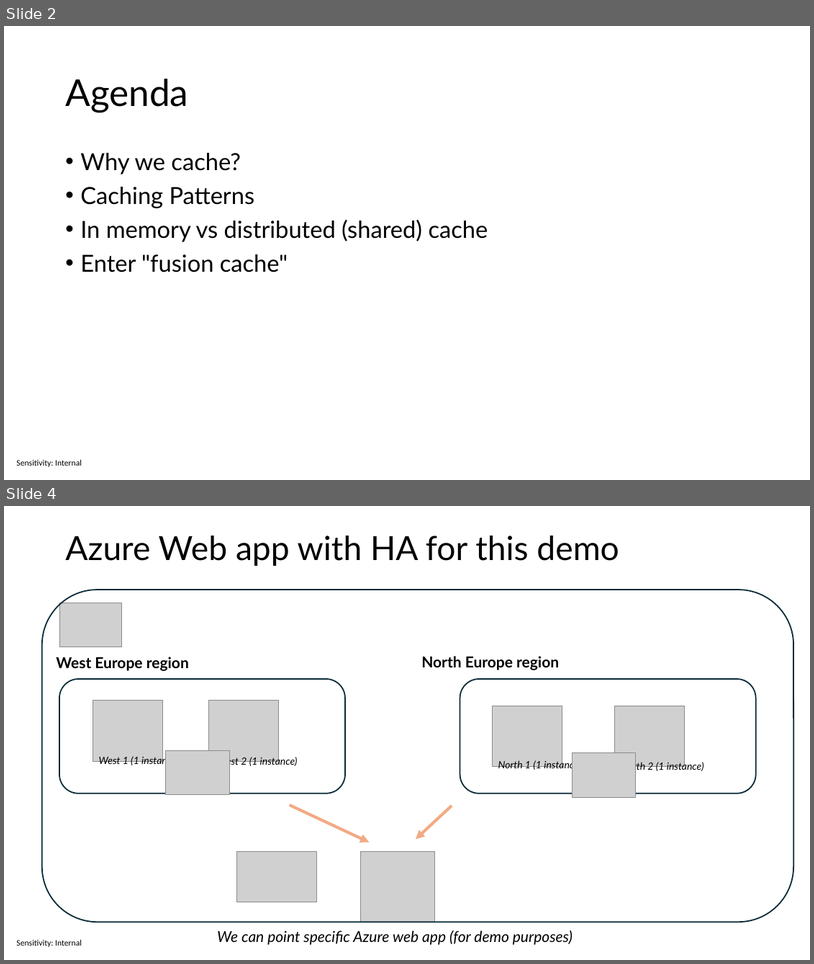
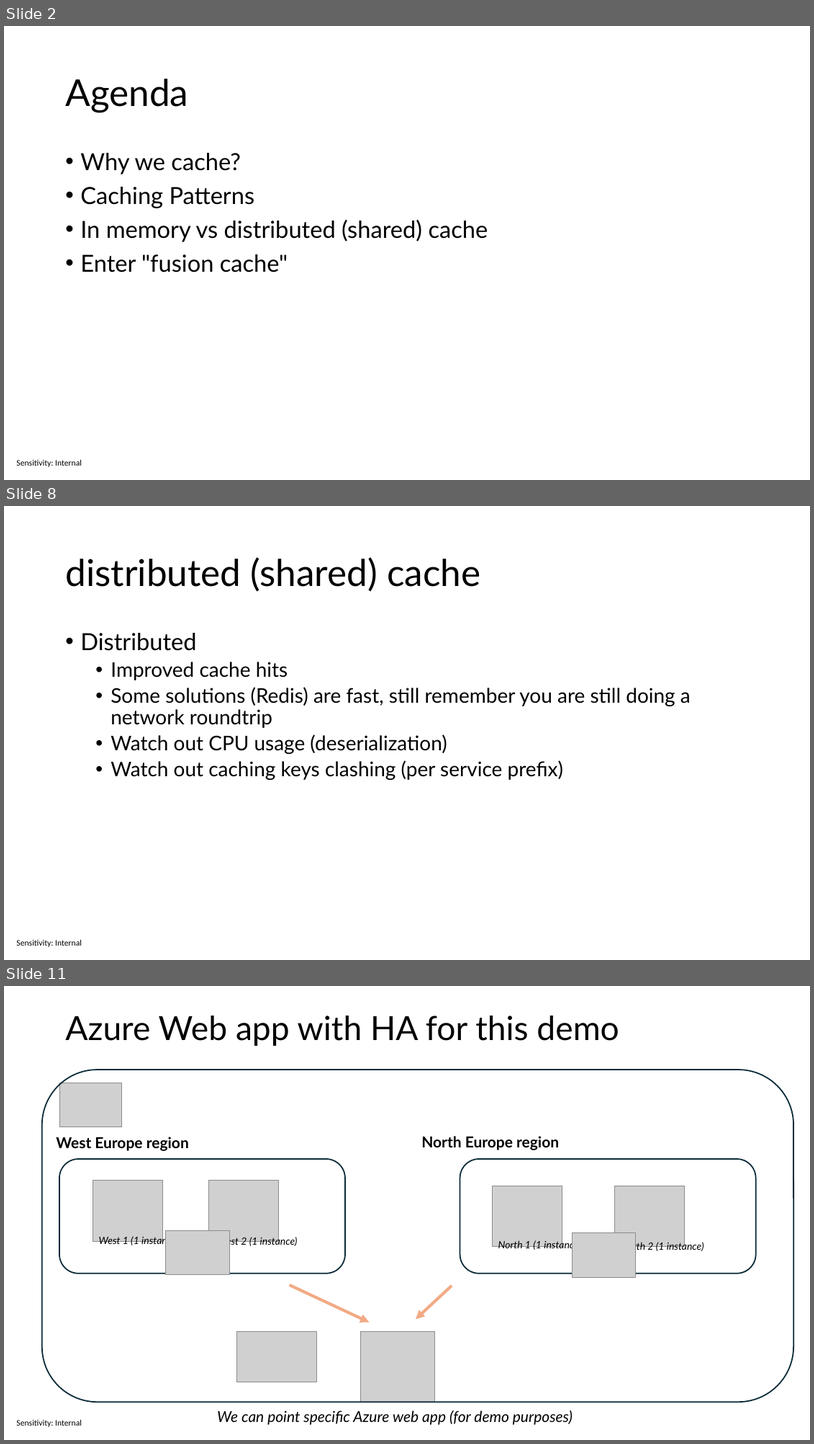
Before and after one commit to sabbadino/cache-like-a-pro-fusion-cache, a slide deck: cache-like-a-pro.pptx. Shown one above the other, each under a label of ours: slides 2 and 4 before the commit, slides 2, 8 and 11 after it; the slides between them are not shown. The pictures are 814x964 and 814x1444 pixels, drawn with LibreOffice and Linux fonts; fonts in the diff are those of the drawing; grey boxes stand for pictures. Boxes give left, top, right and bottom in pixels: in the first picture for what was removed or moved away, otherwise in the second. Text is boxed around its words. In the diff, an @@ line names an element or a change of style, - is before the commit and + after.

```diff
--- a/cache-like-a-pro.pptx
+++ b/cache-like-a-pro.pptx
@@ slide 8 added at [4, 506, 810, 960], background #FFFFFF; not listed: 1 template element that a slide beside it also shows @@
@@ title added at [65, 557, 481, 592], 44 pt, text #000000 @@
+distributed (shared) cache
@@ text added at [80, 633, 691, 780], 24 pt, text #000000 @@
+• Distributed
+  • Improved cache hits
+  • Some solutions (Redis) are fast, still remember you are still doing a network roundtrip
+  • Watch out CPU usage (deserialization)
+  • Watch out caching keys clashing (per service prefix)
@@ what was slide 4 is now slide 11 @@
```
Also in this commit, not shown: 4 slides changed, 4 other slides added.
